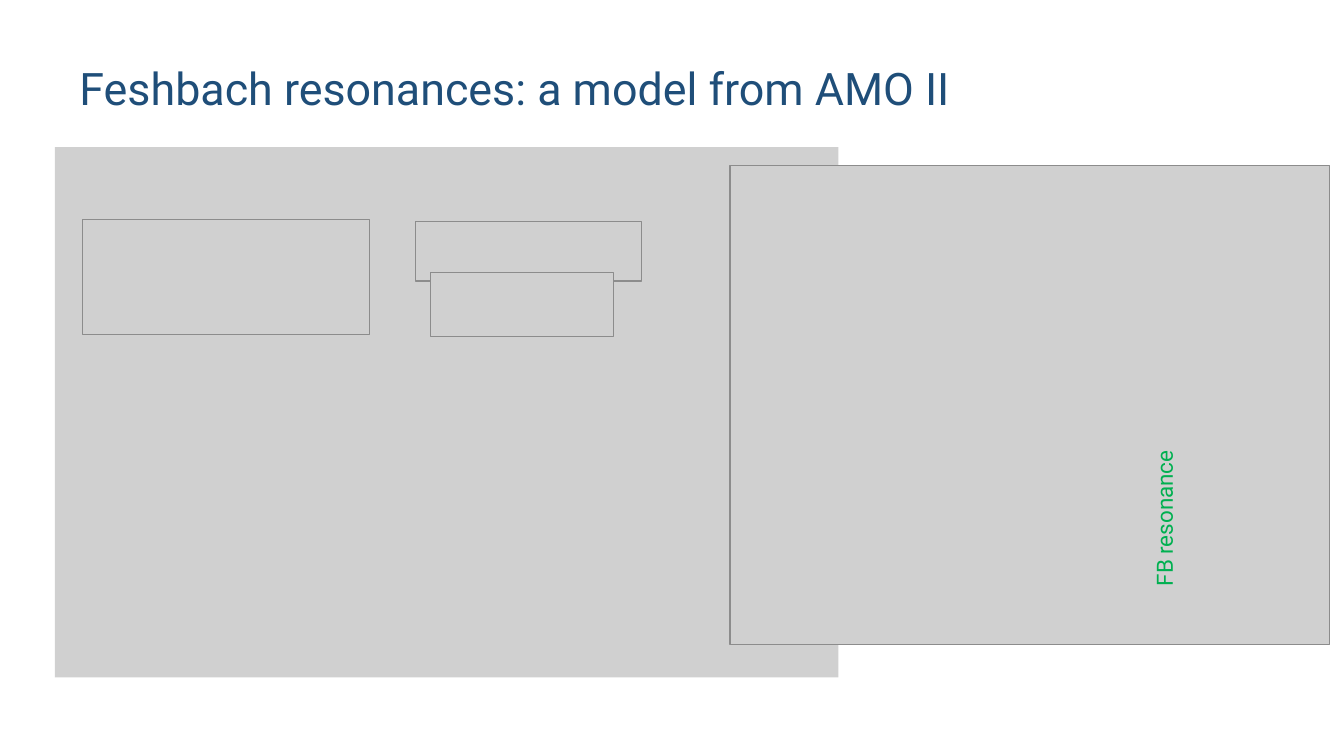
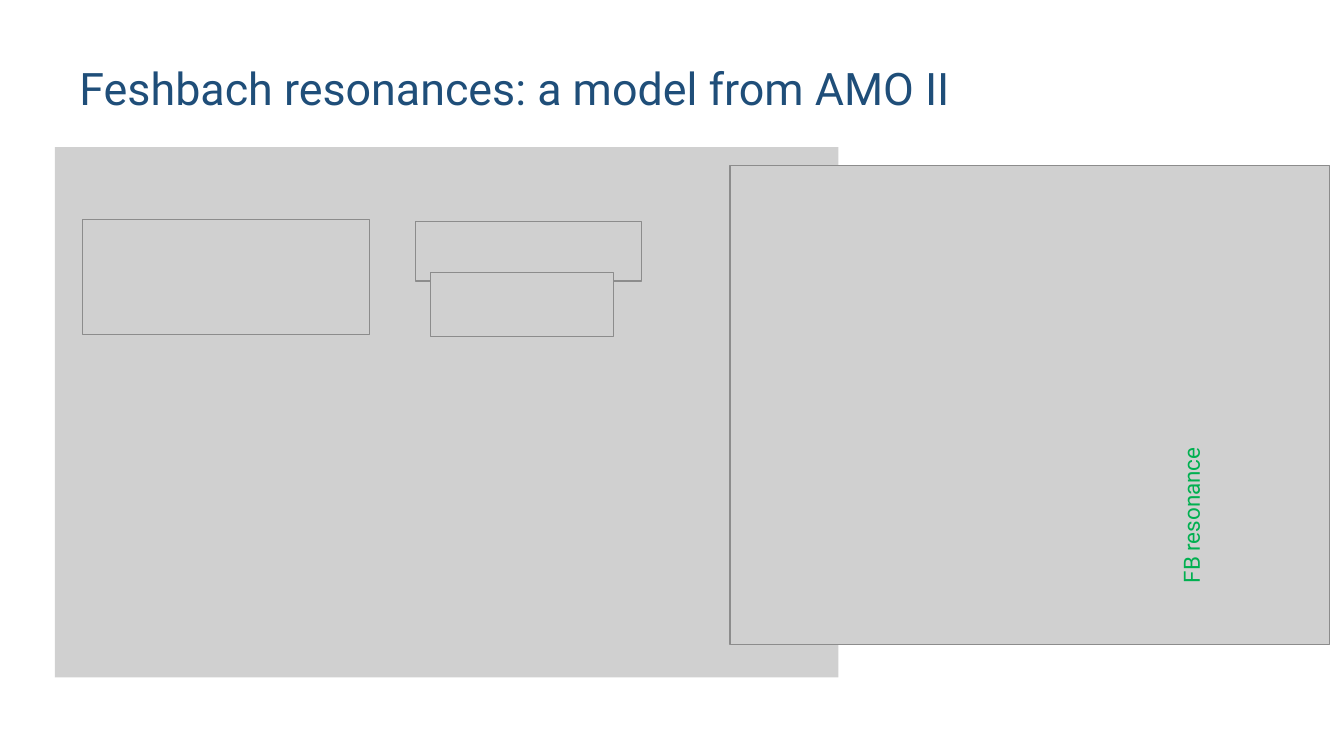
Before and after one commit to huanium/huanium, a slide deck: slide 3 of MIT_PhD/ZGS/ZGS-Sep-01-2023/BUI_ZGS_2023_Sep_01.pptx. Drawn at 1344x756 pixels with LibreOffice and Linux fonts; fonts in the diff are those of the drawing; grey boxes stand for pictures. Boxes give left, top, right and bottom in pixels: in the first picture for what was removed or moved away, otherwise in the second. Text is boxed around its words. In the diff, an @@ line names an element or a change of style, - is before the commit and + after.

```diff
--- a/MIT_PhD/ZGS/ZGS-Sep-01-2023/BUI_ZGS_2023_Sep_01.pptx
+++ b/MIT_PhD/ZGS/ZGS-Sep-01-2023/BUI_ZGS_2023_Sep_01.pptx
@@ text "FB resonance": place and size @@
-text "FB resonance" at (1149, 463, 1178, 584)
+text "FB resonance" at (1176, 460, 1205, 581)
```
Also in this commit, not shown: 3 other slides changed, 5 slides added, 1 slide removed.
